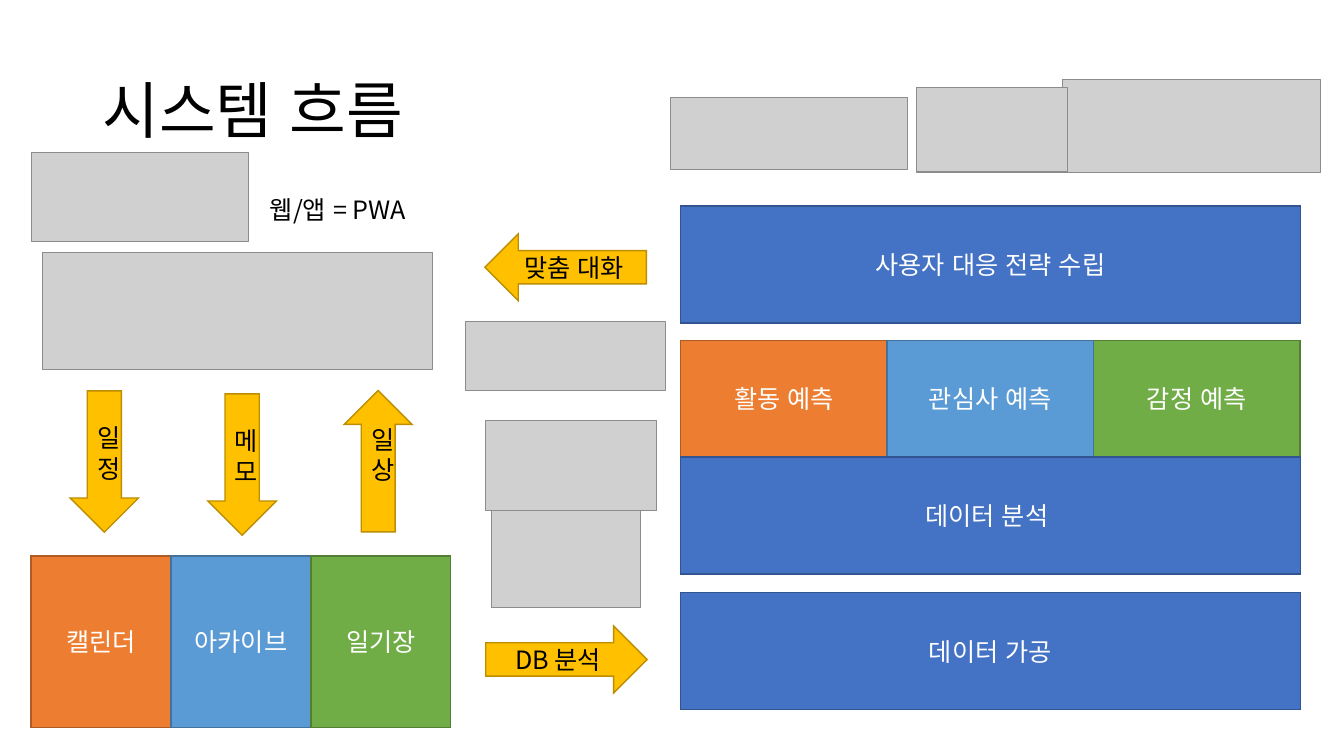
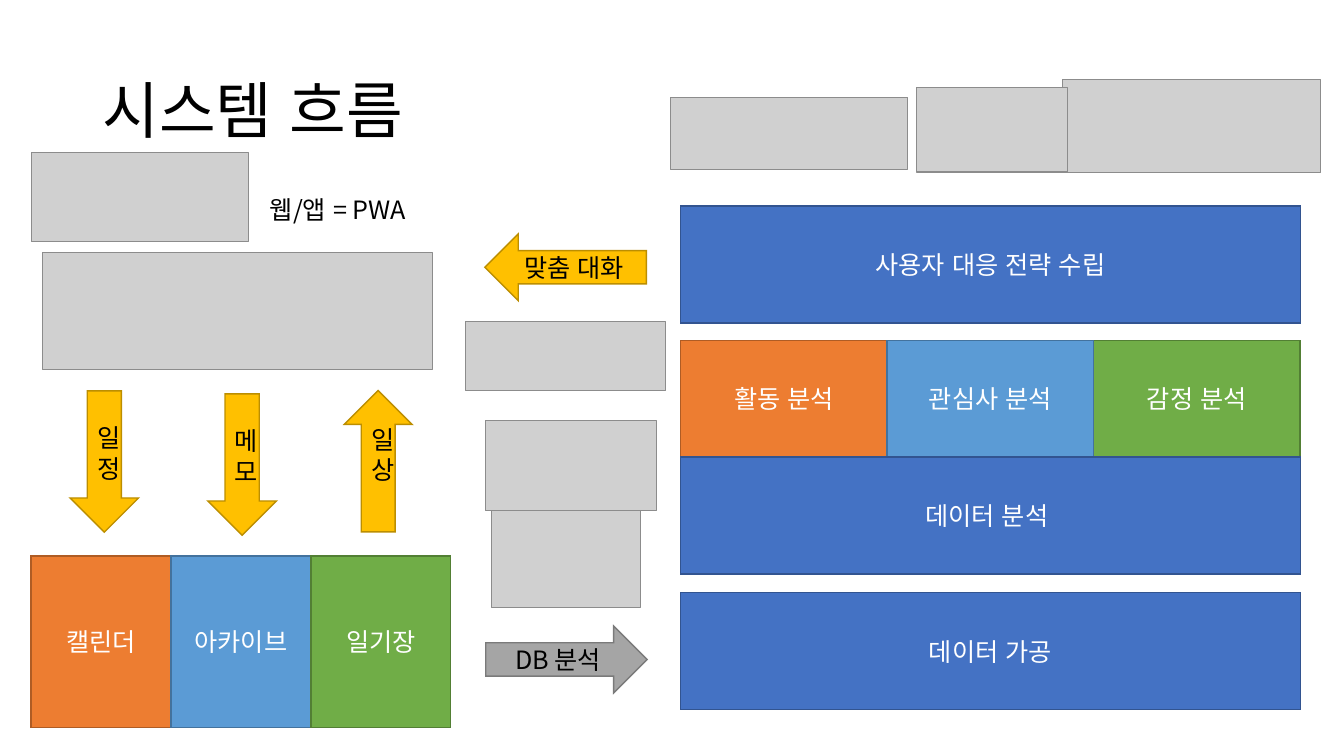
Before and after one commit to HeyHO2154/Id, a slide deck: slide 4 of 시스템 설계도.pptx. Drawn at 1344x756 pixels with LibreOffice and Linux fonts; fonts in the diff are those of the drawing; grey boxes stand for pictures. Boxes give left, top, right and bottom in pixels: in the first picture for what was removed or moved away, otherwise in the second. Text is boxed around its words. In the diff, an @@ line names an element or a change of style, - is before the commit and + after.

```diff
--- a/시스템 설계도.pptx
+++ b/시스템 설계도.pptx
@@ text in rectangle at (734,387,833,410): text changed @@
-활동 예측
+활동 분석
@@ text in rectangle at (929,387,1051,410): text changed @@
-관심사 예측
+관심사 분석
@@ text in rectangle at (1147,387,1246,410): text changed @@
-감정 예측
+감정 분석
@@ right arrow "DB 분석" at (486,626,647,693): fill #FFC000 to #A5A5A5; outline #BD8E00 1 pt to #7A7A7A 1 pt @@
```
Also in this commit, not shown: 2 other slides changed, 5 slides added.
